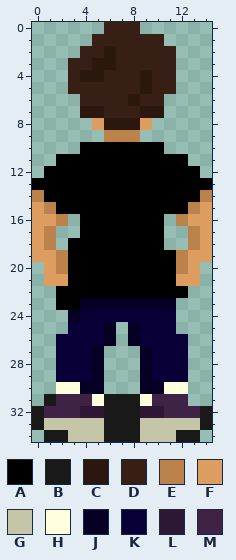
Pixel-art sprite -- My project/Assets/Player/up1.png. The first picture shows the starting point.
The file is 15x35 pixels.
Palette (. is transparent): A #000000  B #191919  C #2c170e  D #381f15  E #bc824b  F #dd9d61  G #c5c6a8  H #fdffdc  J #070025  K #0a0038  L #2d1734  M #3e2347
Pixels before, first column x 0:
 0 ......DDD......
 1 .....DDDDDD....
 2 ....DDCDDDDD...
 3 ...DDCCDDDDD...
 4 ...DCCDDDCDD...
 5 ...DDDDDDCDD...
 6 ....DDDDCDD....
 7 ....CCDDDCC....
 8 .....FCCCF.....
 9 ......EEE......
10 ....AAAAAAA....
11 ..AAAAAAAAAAA..
12 .AAAAAAAAAAAAA.
13 AAAAAAAAAAAAAAA
14 EAAAAAAAAAAAAAE
15 FEAAAAAAAAAAAEF
16 FFE.AAAAAAA.EFF
17 FE..AAAAAAA..EF
18 FE.AAAAAAAA..EF
19 FFEAAAAAAAAAEFF
20 .FEAAAAAAAAAEF.
21 .FFAAAAAAAAAFF.
22 ..AAAAAAAAAAA..
23 ..AAJJJJJJJJ...
24 ...JKKKKKKKK...
25 ...KKKJ.JKKK...
26 ..KKKKJ.JKKKK..
27 ..KKKJ...JKKK..
28 ..KKKJ...JKKK..
29 ..KKKJ...JKKK..
30 ..HHJJ...JJHH..
31 .BMMMHBBBHMMM..
32 BMMMLLBBBLLMMMB
33 BGGGGGBBBGGGGGB
34 .BBGGGBBBGGGBB.
Once edited:
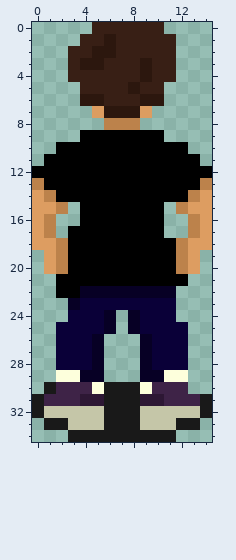
The exact change:
The edit adds colour A in row 9 at x 4 to 5 and 9 to 10; in row 10 at x 2 to 3 and 11 to 12; in row 11 at x 1 and 13; in row 12 at x 0 and 14; in row 17 at x 3; in row 18 at x 11.
Colour E gives way to colour A in row 9 at x 6 to 8.
Colour F gives way to colour A in row 21 at x 2 and 12.
The edit adds colour B in row 30 at x 1 and 6 to 8; in row 31 at x 0 and 14.
Colour G gives way to colour B in row 33 at x 1 to 2 and 12 to 13; in row 34 at x 3 to 5 and 9 to 11.
Colour D gives way to colour C in row 1 at x 6; in row 2 at x 5; in row 3 at x 4 and 9; in row 5 at x 8; in row 6 at x 4 to 5 and 9 to 10; in row 7 at x 6 to 8.
The edit adds colour D in row 0 at x 5 and 9 to 10; in row 1 at x 4 and 11; in row 2 at x 3.
Colour C gives way to colour D in row 3 at x 6; in row 4 at x 4 to 5; in row 5 at x 9; in row 6 at x 8.
The edit adds colour E in row 18 at x 2 and 12.
Colour A gives way to colour E in row 13 at x 0 and 14; in row 14 at x 1 and 13; in row 15 at x 2 and 12.
Colour C gives way to colour E in row 8 at x 6 to 8.
Colour F gives way to colour E in row 16 at x 1 and 13.
Colour C gives way to colour F in row 7 at x 5 and 9.
Colour E gives way to colour F in row 14 at x 0 and 14; in row 15 at x 1 and 13; in row 18 at x 1 and 13.
Colour L gives way to colour G in row 32 at x 4 to 5 and 9 to 10.
Colour M gives way to colour G in row 32 at x 1 to 3 and 11 to 13.
Colour J gives way to colour H in row 30 at x 5 and 9.
Colour K gives way to colour H in row 29 at x 2 to 3 and 11 to 12.
Colour A gives way to colour J in row 22 at x 4 to 11; in row 23 at x 3.
Colour K gives way to colour J in row 24 at x 6 and 8; in row 26 at x 5 and 9; in row 29 at x 4 and 10.
The edit adds colour K in row 25 at x 2 and 12.
Colour J gives way to colour K in row 23 at x 4 to 11; in row 24 at x 3.
Colour H gives way to colour L in row 31 at x 5 and 9.
Colour M gives way to colour L in row 31 at x 4 and 10.
The edit adds colour M in row 31 at x 13.
Colour B gives way to colour M in row 31 at x 1.
Colour H gives way to colour M in row 30 at x 2 to 3 and 11 to 12.
Colour J gives way to colour M in row 30 at x 4 and 10.
Colour A is gone in row 15 at x 3 and 11; in row 22 at x 12; in row 23 at x 2.
Colour B is gone in row 33 at x 0 and 14; in row 34 at x 1 to 2 and 12 to 13.
Colour C is gone in row 7 at x 4 and 10.
Colour D is gone in row 5 at x 3 and 11.
Colour E is gone in row 16 at x 2 and 12.
Colour F is gone in row 8 at x 5 and 9; in row 19 at x 0 and 14; in row 21 at x 1 and 13.
Colour J is gone in row 26 at x 6 and 8.
Colour K is gone in row 24 at x 7.
Pixel boxes of the changes (left, top, right, bottom) in both pictures:
changed: (32, 22, 212, 442)
